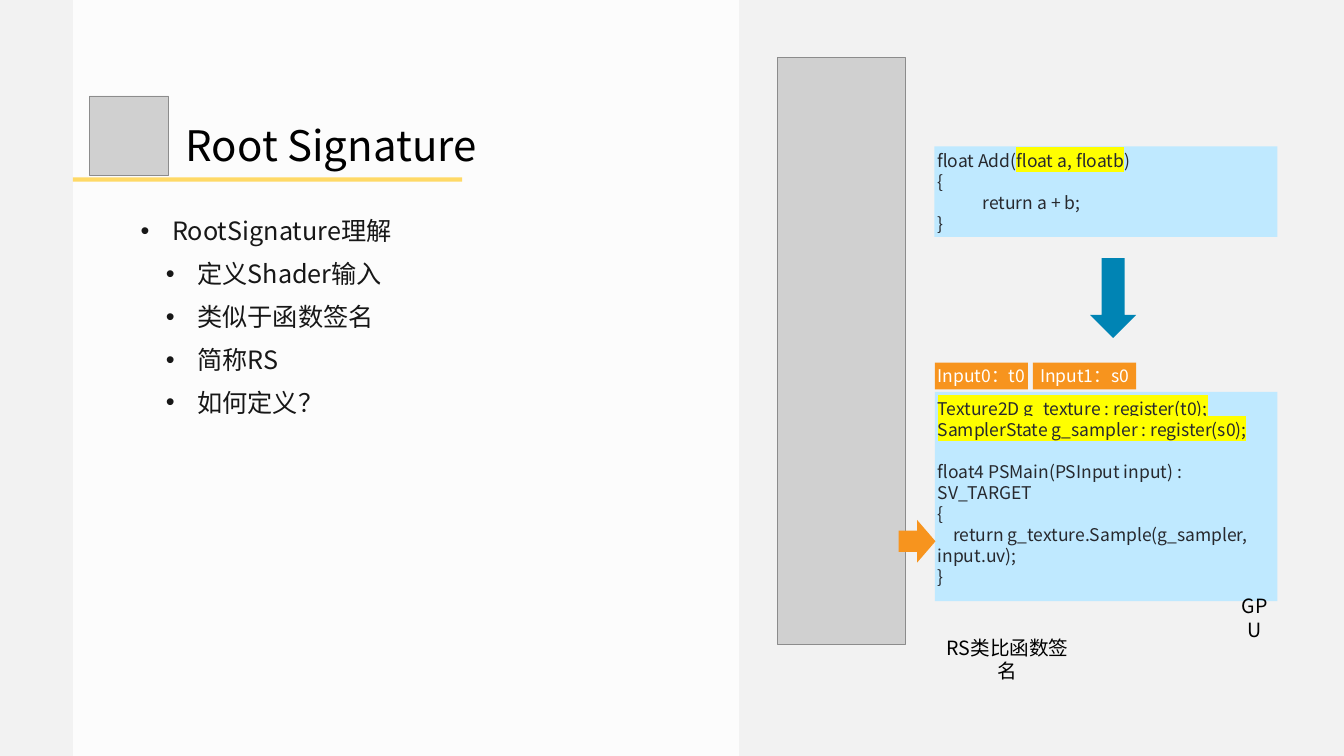
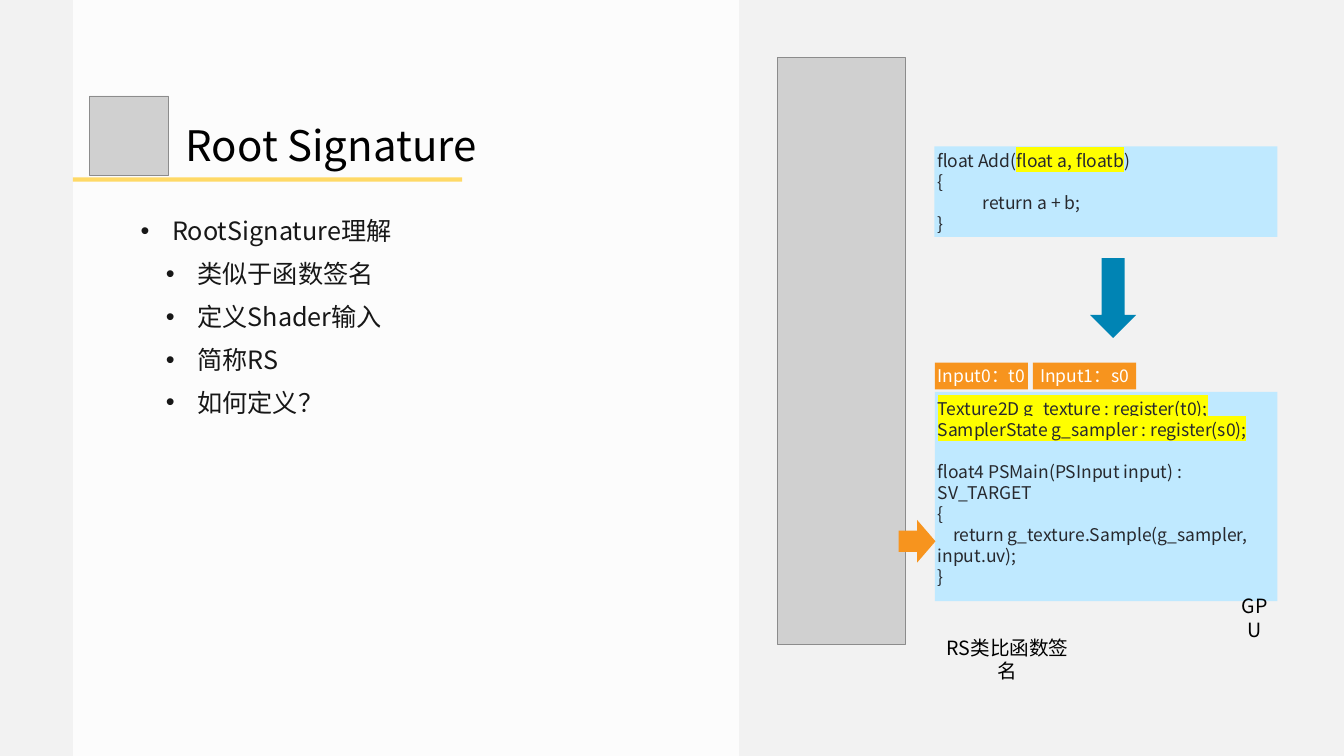
Before and after one commit to doomlover/KSGameEngineTutorials, a slide deck: slide 29 of PPTs/05.深入DX12绘制二.pptx (slide 28 before the commit). Drawn at 1344x756 pixels with LibreOffice and Linux fonts; fonts in the diff are those of the drawing; grey boxes stand for pictures. Boxes give left, top, right and bottom in pixels: in the first picture for what was removed or moved away, otherwise in the second. Text is boxed around its words. In the diff, an @@ line names an element or a change of style, - is before the commit and + after.

```diff
--- a/PPTs/05.深入DX12绘制二.pptx
+++ b/PPTs/05.深入DX12绘制二.pptx
@@ text at (x1=197, y1=261, x2=373, y2=285): paragraph added @@
+  • 类似于函数签名
@@ text at (x1=197, y1=304, x2=373, y2=328): paragraph removed @@
-  • 类似于函数签名
```
Also in this commit, not shown: 21 other slides changed, 2 slides added, 1 other file.
